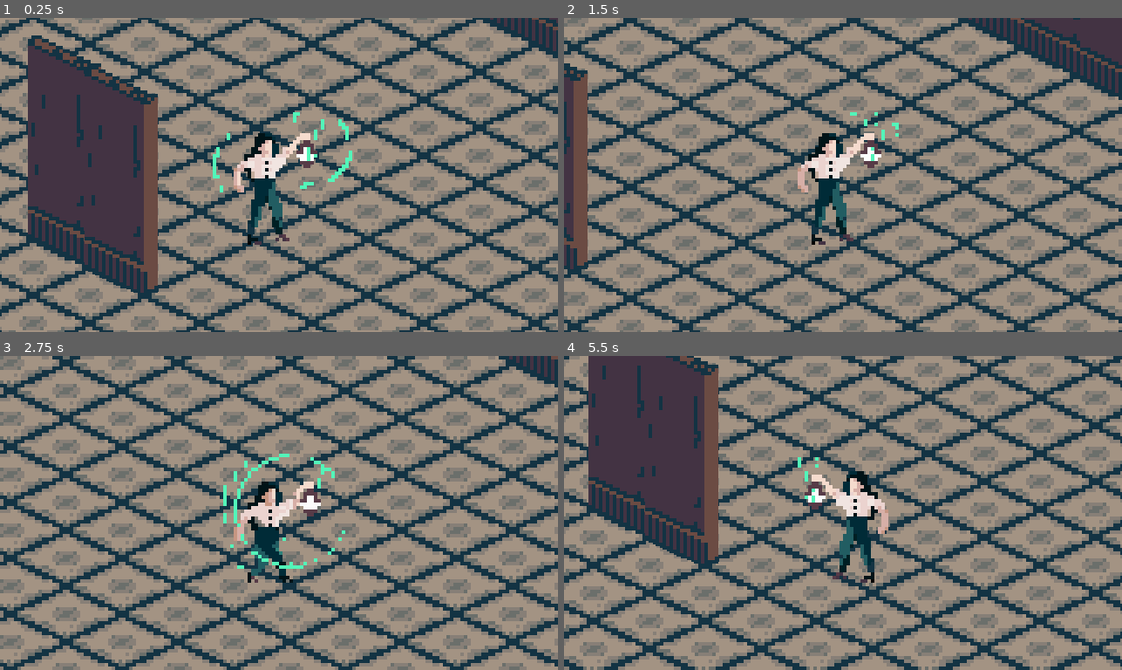
Above: before the commit, frames 1-4 (two rows, left to right).
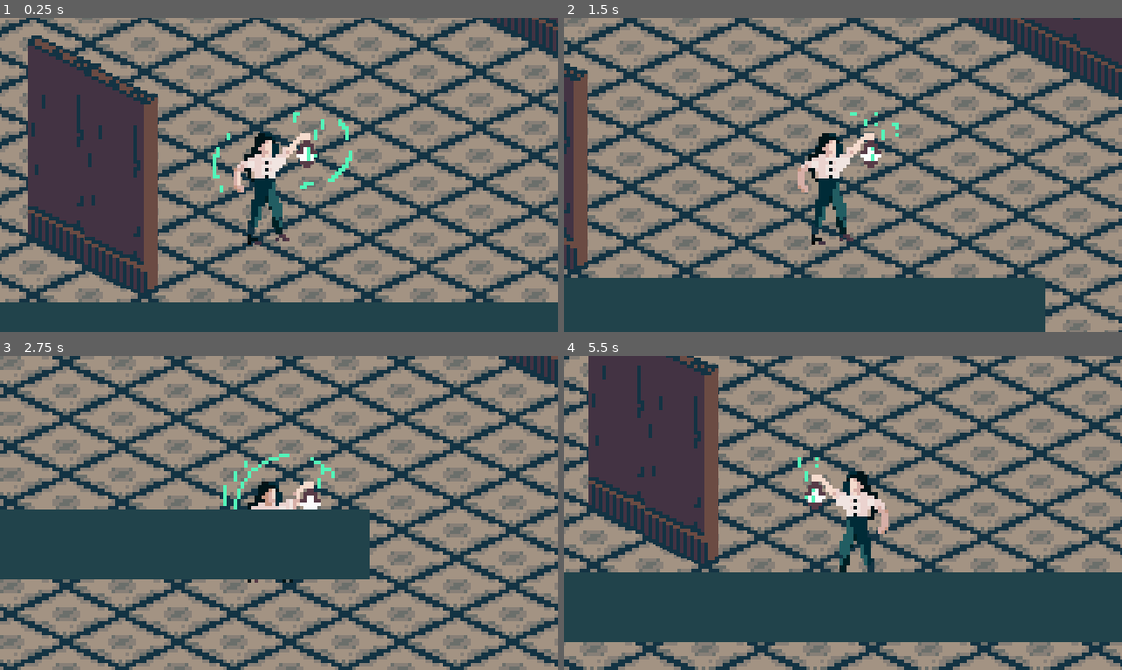
Above: after the commit, the same moments.

Repository: saya9729/Legacy
Game: Godot game, scene res://map.tscn
Two runs of this game, one before a commit and one after it. Both use one fixed random seed, a clock stepped at 60 frames per second and the inputs below.
Inputs:
- Up to frame 1 (0.25 s): no input
- Up to frame 2 (1.5 s): tap Enter at 0.5 s; hold Right (ui_right) 0.53-1.28 s; hold Down (ui_down) from 1.28 s (still down)
- Up to frame 3 (2.75 s): release Down (ui_down) at 2.03 s; hold Right (ui_right) from 2.03 s (still down)
- Up to frame 4 (5.5 s): release Right (ui_right) at 2.78 s; hold Up (ui_up) 2.78-3.53 s; hold Left (ui_left) 3.53-5.03 s; hold Down (ui_down) from 5.03 s (still down)

The runs differ from the first frame. In frame 1, 7.5% of the frame differs, in the area x 0-100%, y 90-100%; in frame 2, 12%; in frame 3, 12%; in frame 4, 18%, in the area x 0-100%, y 68-92%.

Commit message:
Update thanh mau China minh hoa

Diff:
--- /dev/null
+++ b/HealthBar.gd
@@ -0,0 +1,19 @@
+extends TextureProgress
+
+
+# Declare member variables here. Examples:
+# var a = 2
+# var b = "text"
+
+
+# Called when the node enters the scene tree for the first time.
+func _ready():
+	pass # Replace with function body.
+
+func _physics_process(delta):
+	value=get_tree().root.get_node("Node2D").get_node("KinematicBody2D").hp
+
+
+# Called every frame. 'delta' is the elapsed time since the previous frame.
+#func _process(delta):
+#	pass
--- a/Player/Player.tscn
+++ b/Player/Player.tscn
@@ -37,15 +37,15 @@
 "name": "run left",
 "speed": 13.0
 }, {
-"frames": [ ExtResource( 11 ), ExtResource( 6 ), ExtResource( 24 ), ExtResource( 17 ), ExtResource( 16 ), ExtResource( 10 ), ExtResource( 22 ), ExtResource( 8 ) ],
-"loop": true,
-"name": "walk left",
-"speed": 10.0
-}, {
 "frames": [ ExtResource( 28 ), ExtResource( 12 ), ExtResource( 27 ), ExtResource( 20 ), ExtResource( 5 ), ExtResource( 25 ), ExtResource( 4 ), ExtResource( 21 ), ExtResource( 19 ) ],
 "loop": true,
 "name": "run right",
 "speed": 13.0
+}, {
+"frames": [ ExtResource( 12 ), ExtResource( 27 ), ExtResource( 20 ), ExtResource( 5 ), ExtResource( 25 ), ExtResource( 4 ), ExtResource( 21 ), ExtResource( 19 ) ],
+"loop": true,
+"name": "walk right",
+"speed": 10.0
 }, {
 "frames": [ ExtResource( 7 ), ExtResource( 15 ), ExtResource( 18 ), ExtResource( 23 ), ExtResource( 2 ) ],
 "loop": true,
@@ -57,9 +57,9 @@
 "name": "stand left",
 "speed": 10.0
 }, {
-"frames": [ ExtResource( 12 ), ExtResource( 27 ), ExtResource( 20 ), ExtResource( 5 ), ExtResource( 25 ), ExtResource( 4 ), ExtResource( 21 ), ExtResource( 19 ) ],
+"frames": [ ExtResource( 11 ), ExtResource( 6 ), ExtResource( 24 ), ExtResource( 17 ), ExtResource( 16 ), ExtResource( 10 ), ExtResource( 22 ), ExtResource( 8 ) ],
 "loop": true,
-"name": "walk right",
+"name": "walk left",
 "speed": 10.0
 } ]
 
--- a/main.gd
+++ b/main.gd
@@ -1,6 +1,6 @@
 extends KinematicBody2D
 
-
+var hp=100
 # Declare member variables here. Examples:
 # var a = 2
 # var b = "text"
--- a/map.tscn
+++ b/map.tscn
@@ -1,9 +1,12 @@
-[gd_scene load_steps=5 format=2]
+[gd_scene load_steps=8 format=2]
 
 [ext_resource path="res://newtrest3.tres" type="TileSet" id=1]
 [ext_resource path="res://newtrest4.tres" type="TileSet" id=2]
 [ext_resource path="res://Player/Player.tscn" type="PackedScene" id=3]
 [ext_resource path="res://World/sampleWall.tscn" type="PackedScene" id=4]
+[ext_resource path="res://HealthBar.gd" type="Script" id=5]
+[ext_resource path="res://whitehealthbar.png" type="Texture" id=6]
+[ext_resource path="res://blackhealthbar.png" type="Texture" id=7]
 
 [node name="Node2D" type="Node2D"]
 position = Vector2( 317.231, 139.64 )
@@ -82,3 +85,17 @@
 
 [node name="StaticBody2D2" parent="YSort" instance=ExtResource( 4 )]
 position = Vector2( -152.544, 33.6417 )
+
+[node name="HealthBar" type="TextureProgress" parent="."]
+margin_left = -186.0
+margin_top = 66.0
+margin_right = 7.0
+margin_bottom = 106.0
+value = 50.0
+texture_under = ExtResource( 6 )
+texture_progress = ExtResource( 7 )
+tint_progress = Color( 1, 0.380392, 1, 1 )
+script = ExtResource( 5 )
+__meta__ = {
+"_edit_use_anchors_": false
+}
Not shown, added: .mono/assemblies/Debug/GodotSharp.xml
Not shown, added: .mono/assemblies/Debug/GodotSharpEditor.xml
Not shown, added: .mono/assemblies/Debug/api_hash_cache.cfg
Binary file added: blackhealthbar.png
Not shown, added: blackhealthbar.png.import
Binary file added: whitehealthbar.png
Not shown, added: whitehealthbar.png.import
Not shown, added: .mono/assemblies/Debug/GodotSharp.dll
Not shown, added: .mono/assemblies/Debug/GodotSharp.pdb
Not shown, added: .mono/assemblies/Debug/GodotSharpEditor.dll
Not shown, added: .mono/assemblies/Debug/GodotSharpEditor.pdb
